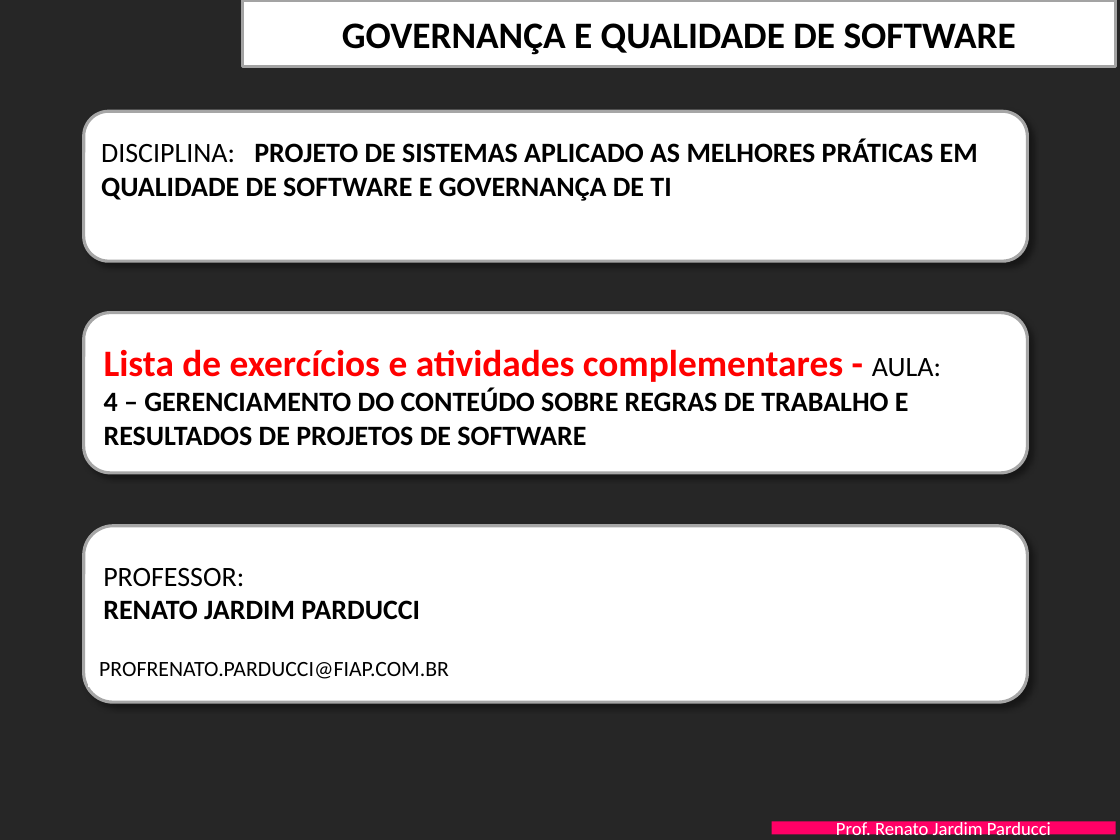
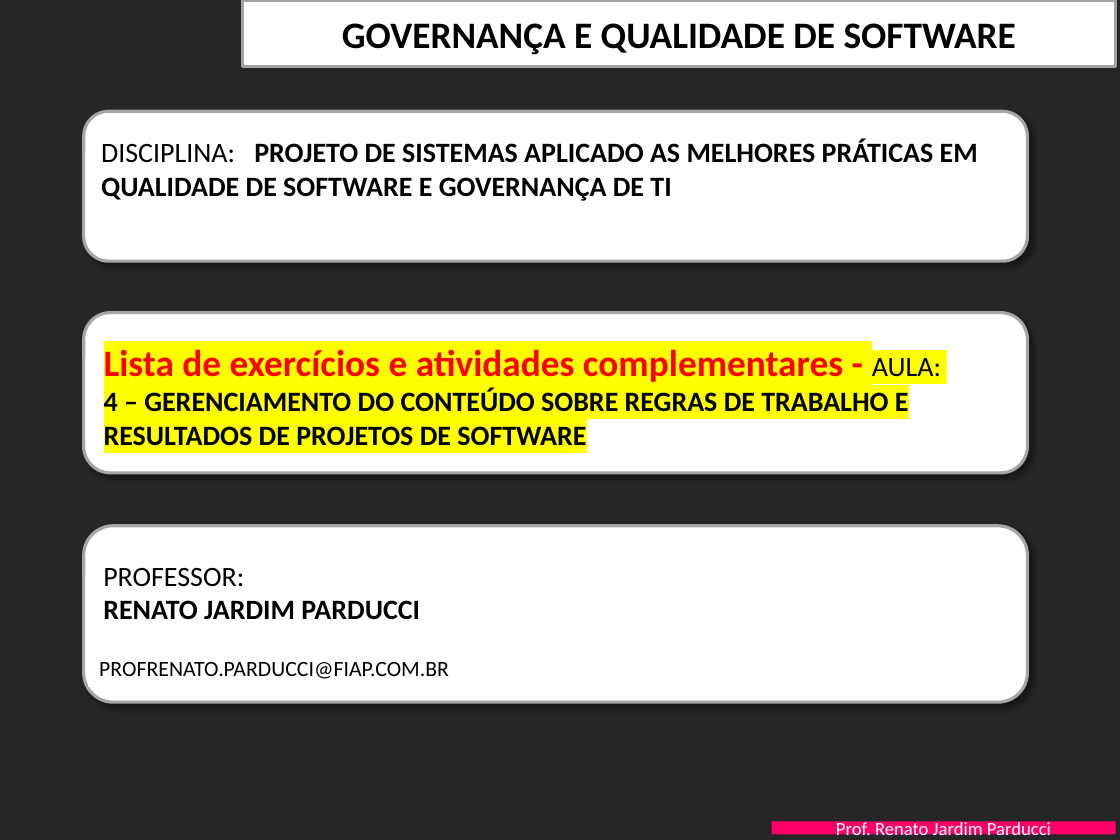
Before and after one commit to erikhko/3SIS-ProjetoExemploGIT, a slide deck: slide 1 of PastaDocsProjeto/FIAP-QualidProjSW-Aula-4-AdministracaoConteudo- EXERCICIOS.pptx. Drawn at 1120x840 pixels with LibreOffice and Linux fonts; fonts in the diff are those of the drawing; background and template pictures are left out. Boxes give left, top, right and bottom in pixels: in the first picture for what was removed or moved away, otherwise in the second. Text is boxed around its words. In the diff, an @@ line names an element or a change of style, - is before the commit and + after.

Commit message:
Alteração de cor do arquivo de exercícios

```diff
--- a/PastaDocsProjeto/FIAP-QualidProjSW-Aula-4-AdministracaoConteudo- EXERCICIOS.pptx
+++ b/PastaDocsProjeto/FIAP-QualidProjSW-Aula-4-AdministracaoConteudo- EXERCICIOS.pptx
@@ text "Lista de exercícios e atividades ..." at [104,349,941,446]: highlight none to #FFFF00 @@
```
